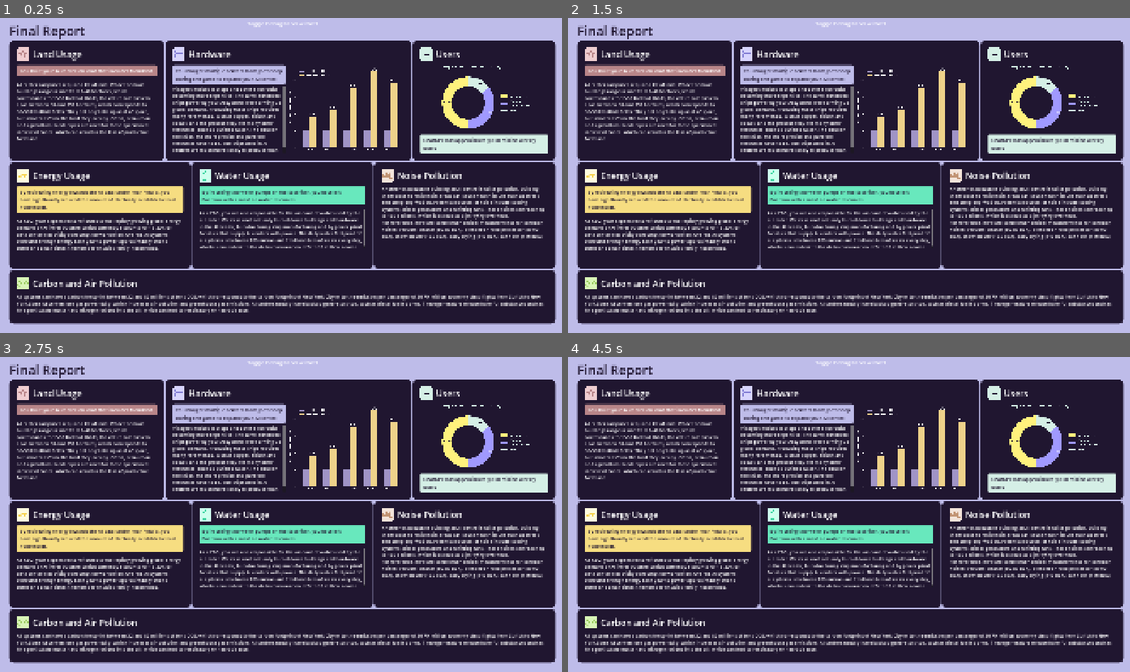
Above: before the commit, frames 1-4 (two rows, left to right).
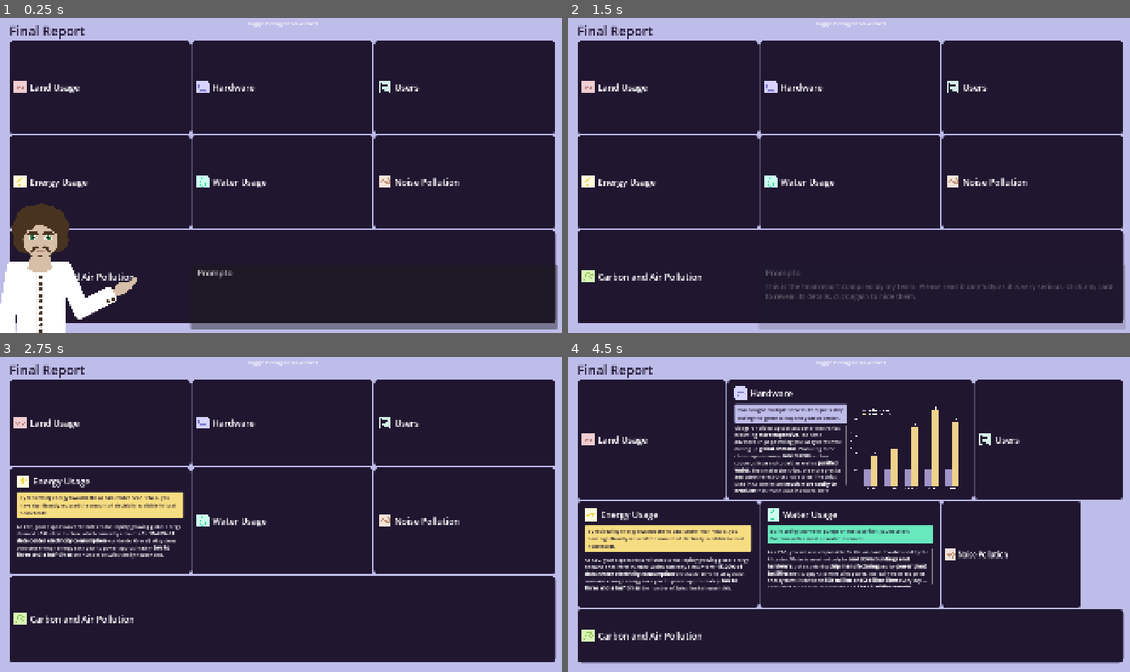
Above: after the commit, the same moments.

Repository: krishna3960/EducationTechnology
Game: Godot game, scene res://Scenes/DashboardStage.tscn
Same seed, same stepped clock (60 frames per second), same inputs: the game is played once before the commit and once after it. This scene is started directly instead of the project's main scene. The engine's default icon, where the game draws it, is replaced by a stand-in: a white triangle on a blue panel in a dark square.
Inputs (mouse positions are in pixels of both pictures, inside the frame that each line leads up to):
- Up to frame 1 (0.25 s): no input
- Up to frame 2 (1.5 s): tap Enter (ui_accept) at 0.5, 0.77 s; move the mouse to (972, 159) at 0.52 s; hold D (move_right) 0.53-1.25 s; click (972, 159) at 0.67 s; click (944, 244) at 1.25 s, where only the run after the commit has a clickable "Understood"
- Up to frame 3 (2.75 s): tap Enter (ui_accept) at 2 s; drag from (168, 530) to (252, 577) at 2.02 s
- Up to frame 4 (4.5 s): tap Enter (ui_accept) at 2.75, 3.5, 4.25 s; move the mouse to (905, 442) at 2.77 s; hold D (move_right) 2.78-3.5 s; click (905, 442) at 2.92 s; drag from (820, 577) to (680, 464) at 3.52 s; move the mouse to (1017, 561) at 4.27 s; hold A (move_left) from 4.28 s (still down); click (1017, 561) at 4.42 s

The runs differ from the first frame. In frame 1, 30% of the frame differs, in the area x 0-100%, y 7-100%; in frame 2, 27%; in frame 3, 28%; in frame 4, 21%.

Commit message:
end scene transition and details

Diff:
--- a/educational-game/Scripts/stages/01_intro_stage.gd
+++ b/educational-game/Scripts/stages/01_intro_stage.gd
@@ -98,7 +98,7 @@
 	var opts := DialogueOptions.new()
 	opts.dim = true
 	opts.auto_close = true
-	Dialogue.show_dialogue(_PORTRAIT, _SPEAKER, text, opts)
+	Dialogue.show_dialogue(_PORTRAIT, _SPEAKER, text, opts, null)
 	await Dialogue.on_close
 
 
--- a/educational-game/Scripts/stages/4_stage.gd
+++ b/educational-game/Scripts/stages/4_stage.gd
@@ -235,8 +235,31 @@
 	Dialogue.show_dialogue(_PORTRAIT, _SPEAKER, _OUTRO_TEXT, opts, null)
 
 func _show_newspaper() -> void:
-	Newspaper.on_close.connect(func(): finished.emit(), CONNECT_ONE_SHOT)
+	Newspaper.on_close.connect(_show_outro_dialogue, CONNECT_ONE_SHOT)
 	Newspaper.show_article(Newspaper.Article.WATER_CRISIS)
+
+func _show_outro_dialogue() -> void:
+	var opts := DialogueOptions.new()
+	opts.dim = false
+	opts.auto_close = false
+	Dialogue.on_typewriter_done.connect(_mount_lets_go_button, CONNECT_ONE_SHOT)
+	Dialogue.show_dialogue(_PORTRAIT, _SPEAKER, "Hello, I'm Ally from the data analytics team. Thanks to your hard work, our datacenter can now handle all user demand. But there is a serious problem. As reported by the newspapers, our choices have had serious environmental consequences, and my team has the data to prove it.", opts, null)
+
+func _mount_lets_go_button() -> void:
+	var btn := Button.new()
+	btn.text = "Ok show me"
+	btn.custom_minimum_size = Vector2(360, 80)
+	Stage.style_choice_button(btn, Color(0.0, 0.8, 0.4, 1.0))
+	btn.pressed.connect(_on_outro_dialogue_done)
+	Dialogue.mount_choices([btn], "")
+	Stage.fade_in_choice_buttons([btn])
+	Stage.pulse_choice_buttons([btn])
+
+func _on_outro_dialogue_done() -> void:
+	MusicManager.play_sfx(_SFX_CYCLE)
+	Dialogue.clear_choices()
+	Dialogue.dismiss()
+	finished.emit()
 
 func _animate_river_swap(cells: Array, target_family: String, exclude: Dictionary = {}) -> float:
 	var sorted := cells.duplicate()
--- a/educational-game/Scripts/stages/dashboard_template.gd
+++ b/educational-game/Scripts/stages/dashboard_template.gd
@@ -1,4 +1,9 @@
 extends Stage
+
+const _SFX_CYCLE: AudioStream = preload("res://Assets/Music/Just A 1 Second Woosh Sound.mp3")
+@export var _PORTRAIT: Texture2D = preload("res://Assets/scene_png/assistant_v1.png")
+@export var _SPEAKER: String = "Prompto"
+var _intro_dismissed: bool = false
 
 @export_category("Global Dashboard Settings")
 @export var background_color: Color = Color("bebce9ff")
@@ -7,50 +12,73 @@
 
 @export_category("Panel 1: Land Usage")
 @export var p1_title: String = "Land Usage"
-@export var p1_description: String = "AI center campuses require a lot of land. While the main buildings range in size from 7-40 hectares, which corresponds to 10-55 football fields, the entire campus can span between 30 and 350 hectares, which corresponds to 30-500 football fields. They not only take up a lot of space, but also transform the land they occupy. Often, peri-urban and agricultural landscapes are used for these specialised industrial zones, which can result in the loss of productive farmland."
+@export var p1_description: String = "AI center campuses require a lot of land. While the main buildings range in size from [b]7-40 hectares[/b] (10-55 football fields), the entire campus can span between [b]30 and 350 hectares[/b] (30-500 football fields). They not only take up a lot of space, but also transform the land they occupy. Often, [b]peri-urban and agricultural landscapes[/b] are used for these specialised industrial zones, which can result in the [b]loss of productive farmland[/b]."
 @export var p1_choice_text: String = "Choice text updates dynamically"
 
 @export_category("Panel 2: Hardware")
 @export var p2_title: String = "Hardware"
-@export var p2_description: String = "Villagers noticed laptops and other electronics becoming more expensive. The same advanced chips powering your AI systems were driving up global demand. Producing these chips requires many rare metals, such as copper, silicon and cobalt, and the process requires many other resources, such as purified water. The smaller the chips, the more precise and pure the resources have to be. The chips used in AI centres are much more costly to produce than those used in general data centres."
+@export var p2_description: String = "Villagers noticed laptops and other electronics becoming [b]more expensive[/b]. The same advanced chips powering your AI systems were driving up [b]global demand[/b]. Producing these chips requires many [b]rare metals[/b] such as copper, silicon and cobalt, as well as [b]purified water[/b]. The smaller the chips, the more precise and pure the resources have to be. The chips used in AI centres are [b]much more costly to produce[/b] than those used in general data centres."
 @export var p2_choice_text: String = "You bought multiple servers from Joe's shop\nduring the game to expand your AI center."
 
 @export_category("Panel 3: Users")
 @export var p3_title: String = "Users"
-@export var p3_description: String = " " # Left blank intentionally for your charts!
+@export var p3_description: String = " "
 @export var p3_choice_text: String = "ChatGPT has approximately 800 million weekly users"
 
 @export_category("Panel 4: Energy Usage")
 @export var p4_title: String = "Energy Usage"
-@export var p4_description: String = "As CEO, your expansion …(68 unchanged characters)… structure, which currently accounts for 15-20% of data center electricity consumption worldwide. Overall, AI systems consume enough energy each year to power approximately two to three and a half times the number of Swiss family households."
+@export var p4_description: String = "As CEO, your expansion …(68 unchanged characters)… structure, which currently accounts for [b]15-20% of data center electricity consumption[/b] worldwide. Overall, AI systems consume enough energy each year to power approximately [b]two to three and a half times[/b] the number of Swiss family households."
 @export var p4_choice_text: String = "By redirecting energy towards the AI data center near Petalia, you have significantly reduced the amount of electricity available to local households."
 
 @export_category("Panel 5: Water Usage")
 @export var p5_title: String = "Water Usage"
-@export var p5_description: String = "As a CEO, you are also responsible for the amount of water used by the ai center. Water is used not only to cool down buildings and hardware in the AI center, but also during chip manufacturing and by power plant facilities that supply AI centers with power. The daily water footprint of ai systems is between 850 million and 2 billion litres of water every day, which is equivalent to the daily consumption of 5 to 13 million people."
+@export var p5_description: String = "As a CEO, you are also responsible for the amount of water used by the AI center. Water is used not only to [b]cool down buildings and hardware[/b], but also during [b]chip manufacturing[/b] and by [b]power plant facilities[/b] that supply AI centers with power. The daily water footprint of AI systems is between [b]850 million and 2 billion litres[/b] every day — equivalent to the daily consumption of [b]5 to 13 million people[/b]."
 @export var p5_choice_text: String = "Choice text updates dynamically"
 
 @export_category("Panel 6: Carbon and Air Pollution")
 @export var p6_title: String = "Carbon and Air Pollution"
-@export var p6_description: String = "AI systems can have a carbon footprint between 32 and 80 millions of tons CO2, which corresponds to the carbon footprint of New York City or to the emission per passenger of 30-70 million economy class flights from Zurich to New York.Some AI centers use gas power daily, which increases air pollution and greenhouse gas emissions. AI centers usually have backup generators too, such as diesel-fuelled ones. These generators release harmful substances such as fine particulate matter and nitrogen oxides into the air, which can lead to respiratory or heart disease."
+@export var p6_description: String = "AI systems can have a carbon footprint between [b]32 and 80 million tons of CO₂[/b] — equivalent to the carbon footprint of [b]New York City[/b], or the emissions of [b]30-70 million economy class flights[/b] from Zurich to New York. Some AI centers use [b]gas power daily[/b], increasing air pollution and greenhouse gas emissions. Backup [b]diesel generators[/b] release harmful substances such as [b]fine particulate matter[/b] and [b]nitrogen oxides[/b], which can lead to respiratory or heart disease."
 @export var p6_choice_text: String = ""
 
 @export_category("Panel 7: Noise Pollution")
 @export var p7_title: String = "Noise Pollution"
-@export var p7_description: String = "Another drawback of building an AI centre is noise pollution. Building them close to residential areas can cause health issues such as stress and sleep deprivation. Potential sources of noise include cooling systems, diesel generators and whirring fans. These noises can reach up to 105 decibels, which is as loud as a jet flying overhead.\nFor reference, here are some other decibel measurements for common noises: Vacuum cleaner (60-85 dBA), blender or food processor (80-90 dBA), snow blower (105 dBA), baby crying (110 dBA), car horn (110 dBA)."
+@export var p7_description: String = "Building an AI centre close to residential areas can cause [b]stress and sleep deprivation[/b]. Potential noise sources include [b]cooling systems[/b], [b]diesel generators[/b] and [b]whirring fans[/b], reaching up to [b]105 decibels[/b] — as loud as a jet flying overhead.\n\nFor reference: [b]Vacuum cleaner[/b] 60-85 dBA · [b]Blender[/b] 80-90 dBA · [b]Snow blower[/b] 105 dBA · [b]Baby crying[/b] 110 dBA · [b]Car horn[/b] 110 dBA."
 @export var p7_choice_text: String = ""
 
-# Node references (assign these in the editor)
 @onready var title_label: Label = $CanvasLayer/MarginContainer/MainLayout/HeaderContainer/Title
 @onready var subtitle_label: Label = $CanvasLayer/MarginContainer/MainLayout/HeaderContainer/Subtitle
 @onready var background: ColorRect = $CanvasLayer/Background
 
+const _FLIP_DURATION: float = 0.15
+
 func _ready() -> void:
-	# Hide UI elements until stage starts if needed, or initialize values
 	_apply_theme()
+	_setup_flip_panels()
+	_show_intro_dialogue()
+
+func _show_intro_dialogue() -> void:
+	var opts := DialogueOptions.new()
+	opts.dim = false
+	opts.auto_close = false
+	Dialogue.on_typewriter_done.connect(_mount_ok_button, CONNECT_ONE_SHOT)
+	Dialogue.show_dialogue(_PORTRAIT, _SPEAKER, "This is the final report compiled by my team. Please read it carefully as it is very serious. Click any card to reveal its details, click again to hide them.", opts, null)
+
+func _mount_ok_button() -> void:
+	var btn := Button.new()
+	btn.text = "Understood"
+	btn.custom_minimum_size = Vector2(360, 80)
+	Stage.style_choice_button(btn, Color(0.0, 0.8, 0.4, 1.0))
+	btn.pressed.connect(func():
+		MusicManager.play_sfx(_SFX_CYCLE)
+		Dialogue.clear_choices()
+		Dialogue.dismiss()
+		_intro_dismissed = true
+	)
+	Dialogue.mount_choices([btn], "")
+	Stage.fade_in_choice_buttons([btn])
+	Stage.pulse_choice_buttons([btn])
 
 func _apply_theme() -> void:
-
 	if background:
 		background.color = background_color
 	if title_label:
@@ -58,8 +86,7 @@
 	if subtitle_label:
 		subtitle_label.text = subtitle_text.replace("{name}", GameState.player_name)
 
-	# read global choices
-	# LAND CHOICE (Checks the Enum in GameState)
+	# LAND CHOICE
 	match GameState.land_location:
 		GameState.LandLocation.FIRST:
 			p1_choice_text = "You built your AI centre on land that includes farmland."
@@ -72,7 +99,7 @@
 		_:
 			p1_choice_text = "You built your AI center on land that includes farmland."
 
-	# ENERGY CHOICE (Checks the string in GameState)
+	# ENERGY CHOICE
 	if GameState.electricity_choice == "far":
 		p4_choice_text = "By redirecting energy towards the AI data center, you have slightly reduced the amount of electricity available to Pontia."
 	elif GameState.electricity_choice == "close":
@@ -98,10 +125,10 @@
 	else:
 		p5_choice_text = "By installing two water pumps on the East river, you have left Fontania with almost no water resources."
 
-
-	var top = $CanvasLayer/MarginContainer/MainLayout/TopRow
-	var mid = $CanvasLayer/MarginContainer/MainLayout/MiddleRow
+	var top  = $CanvasLayer/MarginContainer/MainLayout/TopRow
+	var mid  = $CanvasLayer/MarginContainer/MainLayout/MiddleRow
 	var main = $CanvasLayer/MarginContainer/MainLayout
+
 	# 1. Land Panel
 	top.get_node("LandPanel/MarginContainer/PanelVBox/TopRow/Label").text = p1_title
 	top.get_node("LandPanel/MarginContainer/PanelVBox/MiddleRow/RichTextLabel").text = p1_description
@@ -112,7 +139,6 @@
 	top.get_node("HWPanel/MarginContainer/PanelVBox/MiddleRow/VBoxContainer/ChoiceBox/MarginContainer/Label").text = p2_choice_text
 	# 3. Users Panel
 	top.get_node("UsersPanel/MarginContainer/PanelVBox/TopRow/Label").text = p3_title
-	#top.get_node("UsersPanel/MarginContainer/PanelVBox/MiddleRow/RichTextLabel").text = p3_description
 	top.get_node("UsersPanel/MarginContainer/PanelVBox/ChoiceBox/MarginContainer/Label").text = p3_choice_text
 	# 4. Energy Panel
 	mid.get_node("EnergyPanel/MarginContainer/PanelVBox/TopRow/Label").text = p4_title
@@ -122,20 +148,142 @@
 	mid.get_node("WaterPanel/MarginContainer/PanelVBox/TopRow/Label").text = p5_title
 	mid.get_node("WaterPanel/MarginContainer/PanelVBox/MiddleRow/RichTextLabel").text = p5_description
 	mid.get_node("WaterPanel/MarginContainer/PanelVBox/ChoiceBox/MarginContainer/Label").text = p5_choice_text
-	# 6. Carbon and Air Pollution Panel (directly under MainLayout now)
+	# 6. Carbon and Air Pollution Panel
 	main.get_node("AirPollutionPanel/MarginContainer/PanelVBox/TopRow/Label").text = p6_title
 	main.get_node("AirPollutionPanel/MarginContainer/PanelVBox/MiddleRow/RichTextLabel").text = p6_description
-	#main.get_node("AirPollutionPanel/MarginContainer/PanelVBox/ChoiceBox/MarginContainer/Label").text = p6_choice_text
-	# 7. Noise Pollution Panel (now in MiddleRow)
+	# 7. Noise Pollution Panel
 	mid.get_node("NoisePollutionPanel/MarginContainer/PanelVBox/TopRow/Label").text = p7_title
 	mid.get_node("NoisePollutionPanel/MarginContainer/PanelVBox/MiddleRow/RichTextLabel").text = p7_description
-	#mid.get_node("NoisePollutionPanel/MarginContainer/PanelVBox/ChoiceBox/MarginContainer/Label").text = p7_choice_text
-
+
+
+# ─── Flip mechanism ───────────────────────────────────────────────────────────
+
+func _get_all_panels() -> Array:
+	var top  = $CanvasLayer/MarginContainer/MainLayout/TopRow
+	var mid  = $CanvasLayer/MarginContainer/MainLayout/MiddleRow
+	var main = $CanvasLayer/MarginContainer/MainLayout
+	return [
+		top.get_node("LandPanel"),
+		top.get_node("HWPanel"),
+		top.get_node("UsersPanel"),
+		mid.get_node("EnergyPanel"),
+		mid.get_node("WaterPanel"),
+		mid.get_node("NoisePollutionPanel"),
+		main.get_node("AirPollutionPanel"),
+	]
+
+func _setup_flip_panels() -> void:
+	for panel_node in _get_all_panels():
+		_init_flip(panel_node)
+
+func _set_mouse_filter_recursive(node: Control, filter: int) -> void:
+	for child in node.get_children():
+		if child is Control:
+			child.mouse_filter = filter
+			_set_mouse_filter_recursive(child, filter)
+
+func _init_flip(panel_node: Control) -> void:
+	var original_margin := panel_node.get_node("MarginContainer")
+	var vbox := original_margin.get_node("PanelVBox")
+
+	# Read title before we touch anything
+	var title_text_str: String = vbox.get_node("TopRow/Label").text
+
+	# Enable scroll on RichTextLabels before reparenting
+	for child in vbox.find_children("*", "RichTextLabel", true, false):
+		var rtl := child as RichTextLabel
+		rtl.scroll_active = true
+		rtl.size_flags_vertical = Control.SIZE_EXPAND_FILL
+		rtl.bbcode_enabled = true
+
+	# Hide original margin container — we replace it with our two faces
+	original_margin.visible = false
+
+	# --- Back face: wrap original_margin in a full-rect Control ---
+	var back := original_margin.duplicate()
+	back.name = "FlipBack"
+	back.visible = false
+	back.set_anchors_and_offsets_preset(Control.PRESET_FULL_RECT)
+	back.size_flags_horizontal = Control.SIZE_EXPAND_FILL
+	back.size_flags_vertical = Control.SIZE_EXPAND_FILL
+
+	# Re-enable scroll on the duplicated RichTextLabels too
+	for child in back.find_children("*", "RichTextLabel", true, false):
+		var rtl := child as RichTextLabel
+		rtl.scroll_active = true
+		rtl.size_flags_vertical = Control.SIZE_EXPAND_FILL
+
+	# --- Front face ---
+	var front := MarginContainer.new()
+	front.name = "FlipFront"
+	front.set_anchors_and_offsets_preset(Control.PRESET_FULL_RECT)
+	front.size_flags_horizontal = Control.SIZE_EXPAND_FILL
+	front.size_flags_vertical = Control.SIZE_EXPAND_FILL
+	front.add_theme_constant_override("margin_left", 16)
+	front.add_theme_constant_override("margin_right", 16)
+	front.add_theme_constant_override("margin_top", 16)
+	front.add_theme_constant_override("margin_bottom", 16)
+
+	var front_vbox := VBoxContainer.new()
+	front_vbox.alignment = BoxContainer.ALIGNMENT_CENTER
+	front_vbox.add_theme_constant_override("separation", 12)
+	front_vbox.size_flags_horizontal = Control.SIZE_EXPAND_FILL
+	front_vbox.size_flags_vertical = Control.SIZE_EXPAND_FILL
+
+	# Duplicate the original TopRow so it looks identical to the flipped back
+	var original_top_row := vbox.get_node("TopRow")
+	var top_row_copy := original_top_row.duplicate()
+	top_row_copy.size_flags_horizontal = Control.SIZE_EXPAND_FILL
+
+	front_vbox.add_child(top_row_copy)
+	front.add_child(front_vbox)
+
+	panel_node.add_child(front)
+	panel_node.add_child(back)
+
+	panel_node.clip_contents = true
+	panel_node.mouse_filter = Control.MOUSE_FILTER_STOP
+	_set_mouse_filter_recursive(panel_node, Control.MOUSE_FILTER_PASS)
+	panel_node.gui_input.connect(func(event: InputEvent):
+		if event is InputEventMouseButton and event.pressed and event.button_index == MOUSE_BUTTON_LEFT:
+			_flip_panel(panel_node)
+	)
+	panel_node.set_meta("_flipped", false)
+
+func _flip_panel(panel_node: Control) -> void:
+	if not _intro_dismissed:
+		return
+	if panel_node.get_meta("_flipping", false):
+		return
+	panel_node.set_meta("_flipping", true)
+
+	var flipped: bool = panel_node.get_meta("_flipped", false)
+	var front := panel_node.get_node("FlipFront")
+	var back  := panel_node.get_node("FlipBack")
+	var show_node := back  if not flipped else front
+	var hide_node := front if not flipped else back
+
+	# First half: squish to zero
+	var t1 := create_tween().set_trans(Tween.TRANS_SINE).set_ease(Tween.EASE_IN)
+	t1.tween_property(panel_node, "scale:x", 0.0, _FLIP_DURATION)
+	await t1.finished
+
+	hide_node.visible = false
+	show_node.visible = true
+
+	# Second half: expand back to full
+	var t2 := create_tween().set_trans(Tween.TRANS_SINE).set_ease(Tween.EASE_OUT)
+	t2.tween_property(panel_node, "scale:x", 1.0, _FLIP_DURATION)
+	await t2.finished
+
+	panel_node.set_meta("_flipped", not flipped)
+	panel_node.set_meta("_flipping", false)
+
+
+# ─── Stage lifecycle ──────────────────────────────────────────────────────────
 
 func _stage_start() -> void:
-	# Called when this stage becomes active (from your stage manager pattern)
 	self.visible = true
-	_apply_theme()
 
 func _stage_end() -> void:
 	self.visible = false
